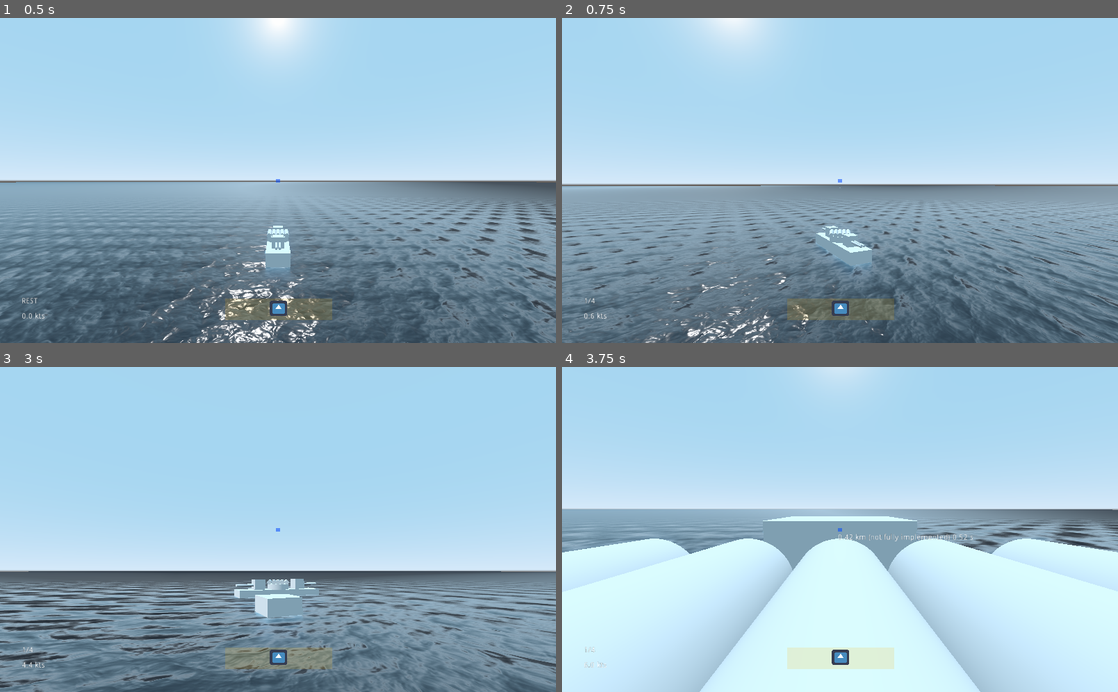
Above: before the commit, frames 1-4 (two rows, left to right).
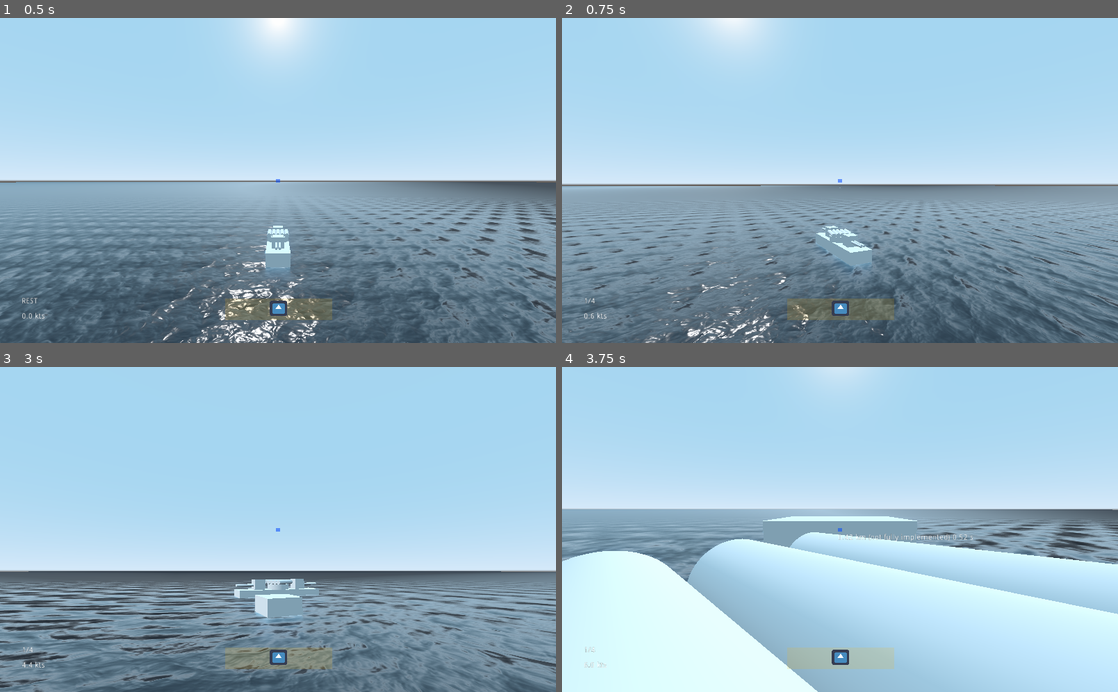
Above: after the commit, the same moments.

Repository: IndustrialDonut/IWARSHIPS
Game: Godot game, scene res://Map.tscn
The game is run twice, just before and just after one commit, with the same random seed, the same clock (stepped at 60 frames per second) and the same inputs. The engine's default icon, where the game draws it, is replaced by a stand-in: a white triangle on a blue panel in a dark square.
Inputs (mouse positions are in pixels of both pictures, inside the frame that each line leads up to):
- Up to frame 1 (0.5 s): no input
- Up to frame 2 (0.75 s): move the mouse to (867, 180) at 0.52 s; hold W (forward) from 0.53 s (still down); hold Ctrl (ctrl) from 0.53 s (still down)
- Up to frame 3 (3 s): move the mouse to (166, 545) at 1.27 s; release W (forward) at 1.28 s; release Ctrl (ctrl) at 1.28 s; hold S (back) 1.28-2.03 s; click (166, 545) at 1.35 s; move the mouse to (289, 523) at 2.02 s; hold W (forward) from 2.03 s (still down); right-click (289, 523) at 2.1 s; tap Enter at 2.75 s; move the mouse to (272, 536) at 2.77 s; tap 3 (select_torpedo) at 2.85 s
- Up to frame 4 (3.75 s): keep holding W (forward); move the mouse to (878, 532) at 3.52 s; hold Shift (sprint) from 3.53 s (still down)

Frame 1 is identical in both runs. In frame 2, less than 0.1% of the frame differs, in the area x 47-52%, y 64-68%; in frame 3, less than 0.1%; in frame 4, 22%, in the area x 0-100%, y 50-100%.

Commit message:
torpedo rotation

Diff:
--- a/Game/Ships/Weapons.gd
+++ b/Game/Ships/Weapons.gd
@@ -4,21 +4,26 @@
 var selected_weapon : int = -1 # start with nothing selected
 
 #var angular_acceleration = 7
-var direction
-var torpedo_lockmax = 0
-var torpedo_lockmin = 0
+var target = Vector3()
+
+
+const ROTATION_SPEED = 1
 
 func set_distance(dist) -> void:
 	pass
 	#$Guns.set_distance(dist)
 
 func set_target_point(point_global):
-	direction = point_global
+	target = point_global
 
 func _physics_process(delta):
-	if direction:
-		$Slot2/Torps.look_at(direction, Vector3.UP)
-		$Slot2/Torps.rotation_degrees.x = 0
+	var front = $Slot2.transform.basis.z
+	var ang = Vector2(front.x, front.z).angle_to(Vector2(target.x, target.z))
+
+	$Slot2.rotation_degrees.x = 0
+	if(rad2deg(ang) <= 179): #Creating a threshold otherwise there is a slight vibration
+		$Slot2.rotate_object_local(Vector3(0,1,0), sign(ang) * ROTATION_SPEED * delta)
+
 #$Slot1/TurretDouble2.rotation.y = lerp_angle($Slot1/TurretDouble2.rotation.y, atan2(direction.x, direction.y) - rotation.y, delta * angular_acceleration)
 
 
